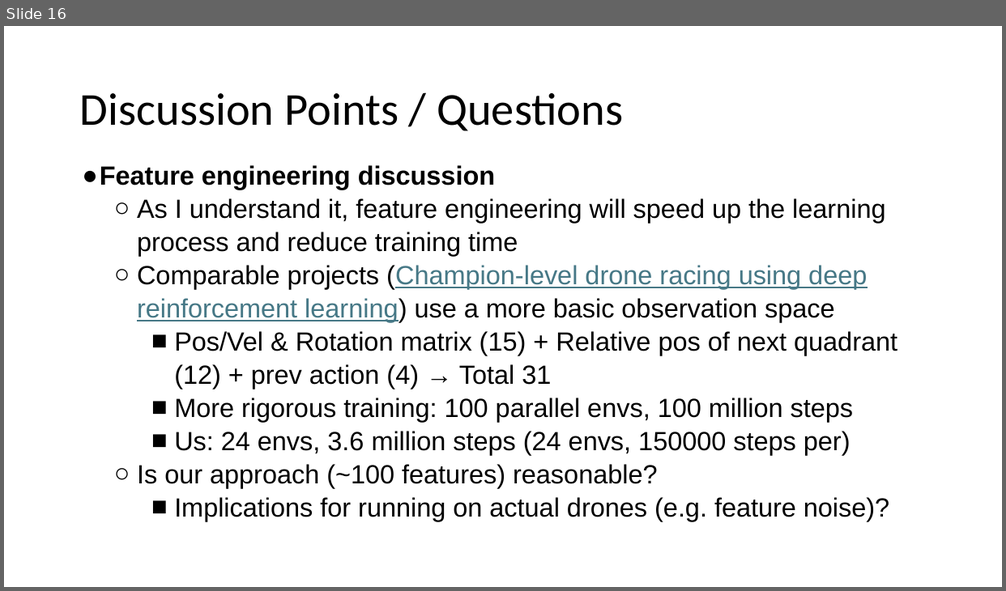
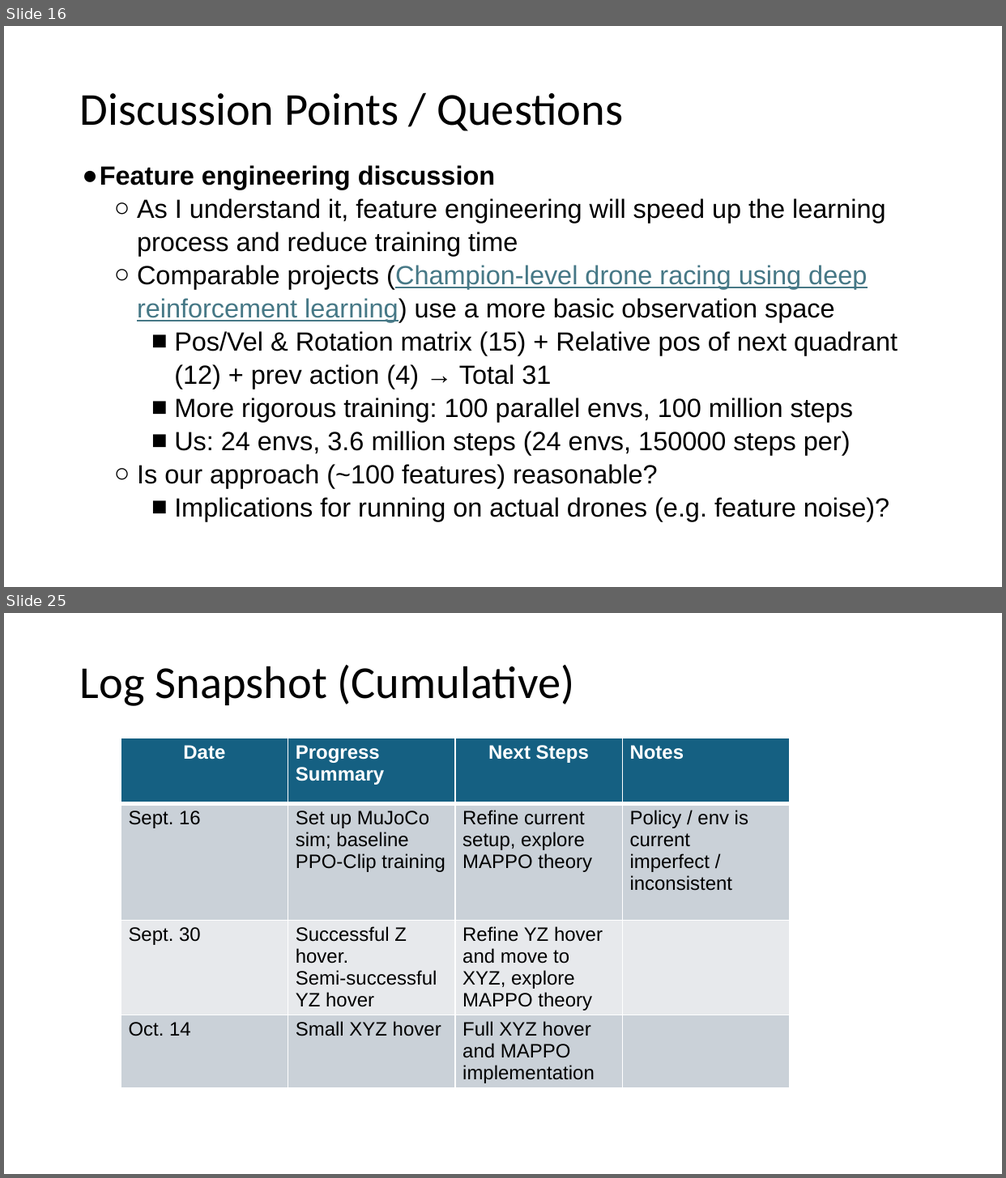
Before and after one commit to shazia-dewan/multi-agentCrazyflieLift, a slide deck: docs/MIRL LAB Honours Project Bi-Weekly Update.pptx. Shown one above the other, each under a label of ours: slide 16 before the commit, slides 16 and 25 after it; the slides between them are not shown. The pictures are 1006x591 and 1006x1178 pixels, drawn with LibreOffice and Linux fonts; fonts in the diff are those of the drawing. Boxes give left, top, right and bottom in pixels: in the first picture for what was removed or moved away, otherwise in the second. Text is boxed around its words. In the diff, an @@ line names an element or a change of style, - is before the commit and + after.

```diff
--- a/docs/MIRL LAB Honours Project Bi-Weekly Update.pptx
+++ b/docs/MIRL LAB Honours Project Bi-Weekly Update.pptx
@@ slide 25 added at (x1=4, y1=613, x2=1002, y2=1174), background #FFFFFF @@
@@ title added at (x1=80, y1=665, x2=575, y2=706), 33 pt, text #000000 @@
+Log Snapshot (Cumulative)
@@ table added at (x1=121, y1=738, x2=787, y2=1087), 4 rows, 4 columns @@
+Date | Progress Summary | Next Steps | Notes
+Sept. 16 | Set up MuJoCo sim; baseline PPO-Clip training | Refine current setup, explore MAPPO theory | Policy / env is current imperfect / inconsistent
+Sept. 30 | Successful Z hover. / Semi-successful YZ hover | Refine YZ hover and move to XYZ, explore MAPPO theory | 
+Oct. 14 | Small XYZ hover | Full XYZ hover and MAPPO implementation | 
```
Also in this commit, not shown: 3 slides changed, 7 other slides added, 12 other files.
